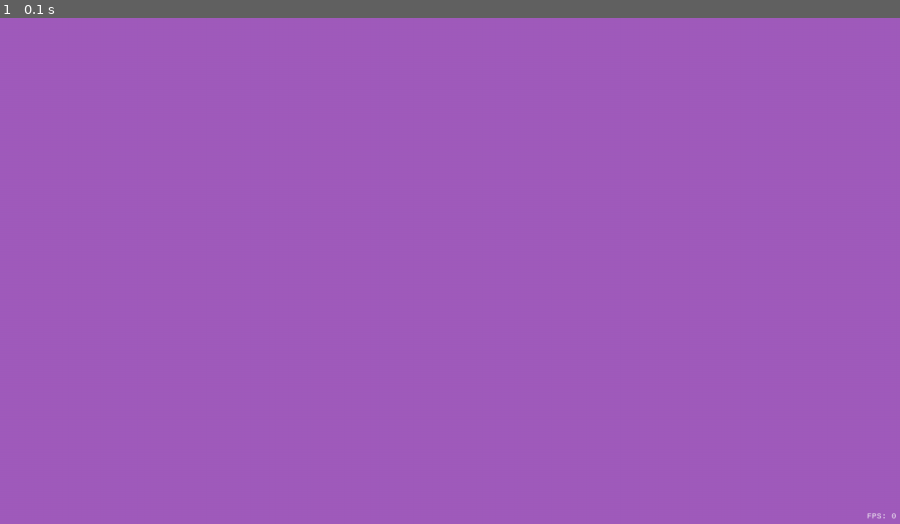
Above: before the commit, frame 1.
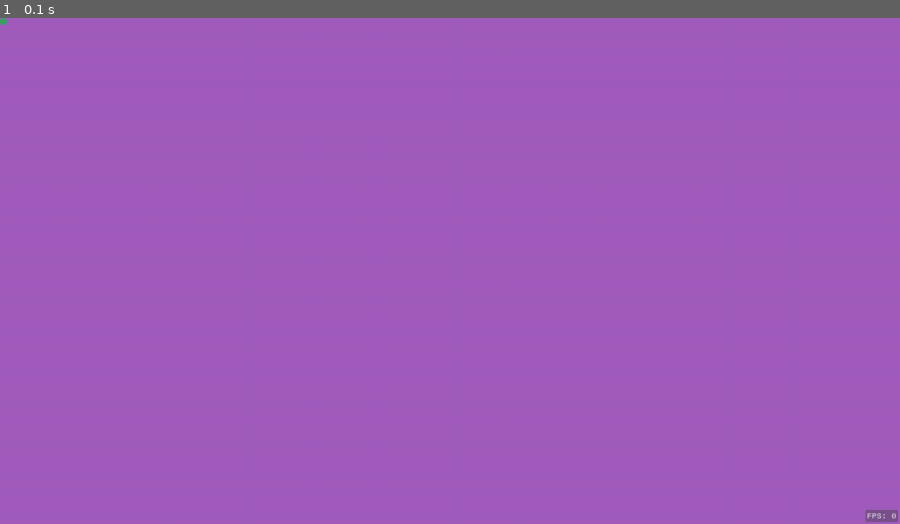
Above: after the commit, the same moment.

Repository: 14thDovePin/Pygame-Project-Template
Game: pygame game, started from main.py
Two runs of this game, one before a commit and one after it. Both use one fixed random seed, a clock stepped at 60 frames per second and the inputs below.
Inputs:
- Up to frame 1 (0.1 s): no input

The runs differ from the first frame. In frame 1, less than 0.1% of the frame differs, in the area x 0-100%, y 0-100%.

Commit message:
Added a few visual elements.
- Added a transparent background to the fps meter.
- Replaced the mouse cursor with a green dot.

Changes
- `main.py` Added another TODO item.
- `main.py` Refactored code.
- `display.py` Added new method `_dot_cursor`.
- `display.py` Refactored code.

Diff:
--- a/COMMITLOGS.txt
+++ b/COMMITLOGS.txt
@@ -1,3 +1,16 @@
+Added a few visual elements.
+
+- Added a transparent background to the fps meter.
+- Replaced the mouse cursor with a green dot.
+
+Changes
+- `main.py` Added another TODO item.
+- `main.py` Refactored code.
+- `display.py` Added new method `_dot_cursor`.
+- `display.py` Refactored code.
+
+
+
 Implemented a font creating system.
 
 Changes
--- a/display.py
+++ b/display.py
@@ -1,4 +1,6 @@
+from pygame import Color, Rect, mouse
 from pygame.display import flip
+from pygame.draw import rect
 
 from fonts import CreateText
 
@@ -8,11 +10,20 @@
     # Renew previous frame with template background color
     self.screen.fill('#a15cbd')
 
+    self._dot_cursor()
+
     # Display FPS Meter
     self._fps_meter()
 
     # Update display.
     flip()
+
+def _dot_cursor(self):
+    """A green colored circle that follows the cursor."""
+    rgb = Color(50, 168, 94)
+    dimensions = Rect(10, 10, 10, 10)
+    dimensions.center = mouse.get_pos()
+    rect(self.screen, rgb, dimensions, border_radius=5)
 
 def _fps_meter(self):
     """FPS Meter"""
@@ -29,5 +40,14 @@
     font.rect.right = x-5
     font.rect.bottom = y-5
 
-    # Render text object on screen.
+    # Draw background rectangle.
+    rgb = Color(64, 64, 64, 102)  # 40% Opacity
+    dimensions = font.rect.copy()
+    dimensions.width += 4
+    dimensions.height += 4
+    dimensions.center = font.rect.center
+    rect(self.debug_screen, rgb, dimensions, border_radius=2)
+
+    # Render background and text object on screen.
+    self.screen.blit(self.debug_screen, (0, 0))
     self.screen.blit(font.render, font.rect)
--- a/main.py
+++ b/main.py
@@ -7,6 +7,8 @@
 - Add an inner life cycle for pausing and unpausing.
   + When the game is paused, add a translucent (75%) gray background.
 - Add an sample object that rotates around the cursor.
+- Segregate the blit of `debug_screen` of `MyGame` into its own
+  helper method.
 """
 
 
@@ -19,12 +21,19 @@
         # Setup and pull configuration.
         self.config = ParseConfig().data
 
+        # Hide Cursor
+        pygame.mouse.set_visible(False)
+
         # Setup Pygame
         resolution = \
             self.config['screen_width'], self.config['screen_height']
 
+        # Surfaces
         self.screen = pygame.display.set_mode(resolution)
         self.screen_rect = self.screen.get_rect()
+        self.debug_screen = \
+            pygame.Surface(resolution, pygame.SRCALPHA)
+
         self.clock = pygame.time.Clock()
 
     """Import Class Methods"""
@@ -38,6 +47,7 @@
 
     from display import (
         _display,
+        _dot_cursor,
         _fps_meter,
     )
 
